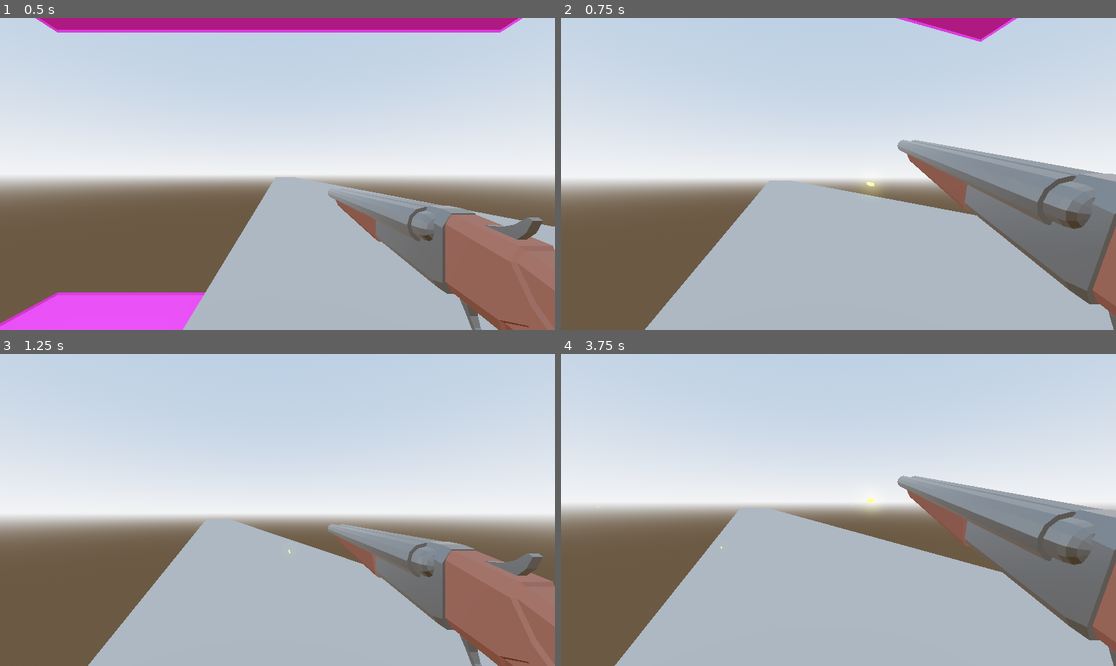
Above: before the commit, frames 1-4 (two rows, left to right).
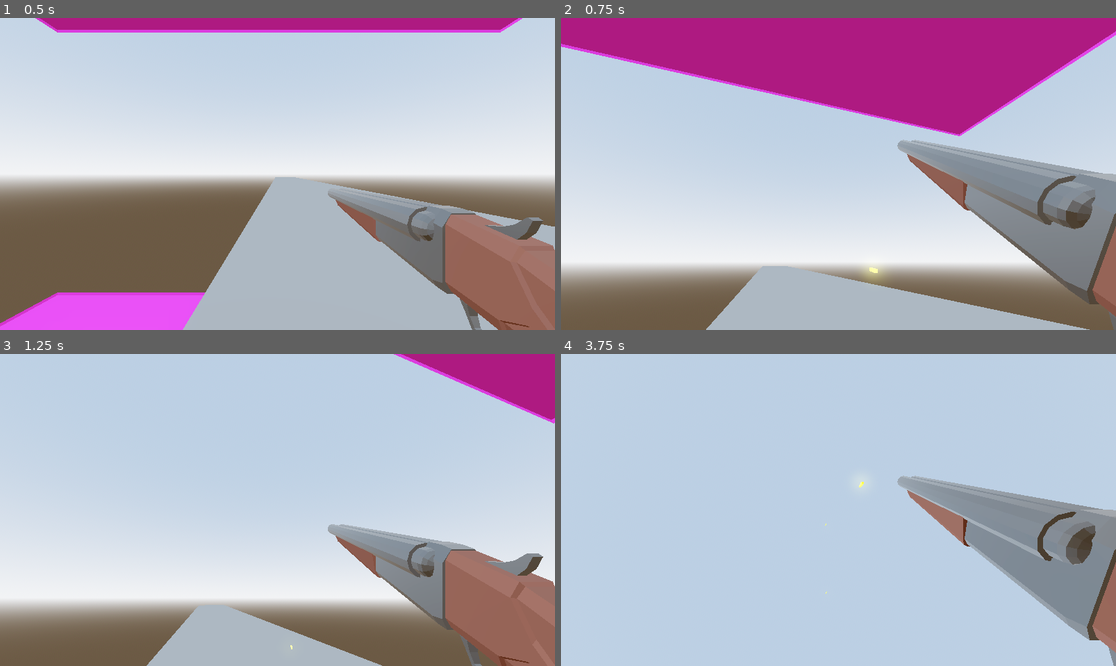
Above: after the commit, the same moments.

Repository: Games4Doritos/UWAGameJam2
Game: Godot game, scene res://Scenes/world.tscn
The game is run twice, just before and just after one commit, with the same random seed, the same clock (stepped at 60 frames per second) and the same inputs. This scene is started directly instead of the project's main scene.
Inputs (mouse positions are in pixels of both pictures, inside the frame that each line leads up to):
- Up to frame 1 (0.5 s): no input
- Up to frame 2 (0.75 s): move the mouse to (866, 174) at 0.52 s; hold W (forward) from 0.53 s (still down); click (866, 174) at 0.6 s
- Up to frame 3 (1.25 s): keep holding W (forward); tap Space (jump) at 0.77 s
- Up to frame 4 (3.75 s): keep holding W (forward); move the mouse to (810, 510) at 1.27 s; click (810, 510) at 1.35 s; tap Space (jump) at 1.52, 3.02 s; move the mouse to (849, 503) at 2.02 s; click (849, 503) at 2.1 s; move the mouse to (832, 516) at 2.77 s; click (832, 516) at 2.85 s; move the mouse to (877, 513) at 3.52 s; click (877, 513) at 3.6 s

Frame 1 is identical in both runs. In frame 2, 66% of the frame differs, in the area x 0-100%, y 0-100%; in frame 3, 50%; in frame 4, 68%, in the area x 0-100%, y 22-100%.

Commit message:
feat: Added Recoil
When the player shoots there is now recoil. The camera moves up a bit.

Diff:
--- a/Scripts/player.gd
+++ b/Scripts/player.gd
@@ -68,10 +68,12 @@
 		position += movement_dir_3d * SPEED * delta
 
 		if Input.is_action_just_pressed("shoot") and !gun_anim.is_playing():
-			gun_anim.play("shoot")
 			bulletInstance = bullet.instantiate()
 			bulletInstance.position = raycast.global_position
 			bulletInstance.transform.basis = raycast.global_transform.basis
 			get_parent().add_child(bulletInstance)
+			gun_anim.play("shoot")
+			pitch.rotation.x = clamp(pitch.rotation.x + PI/8, -PI/2, PI/2)
+
 
 	move_and_slide()
